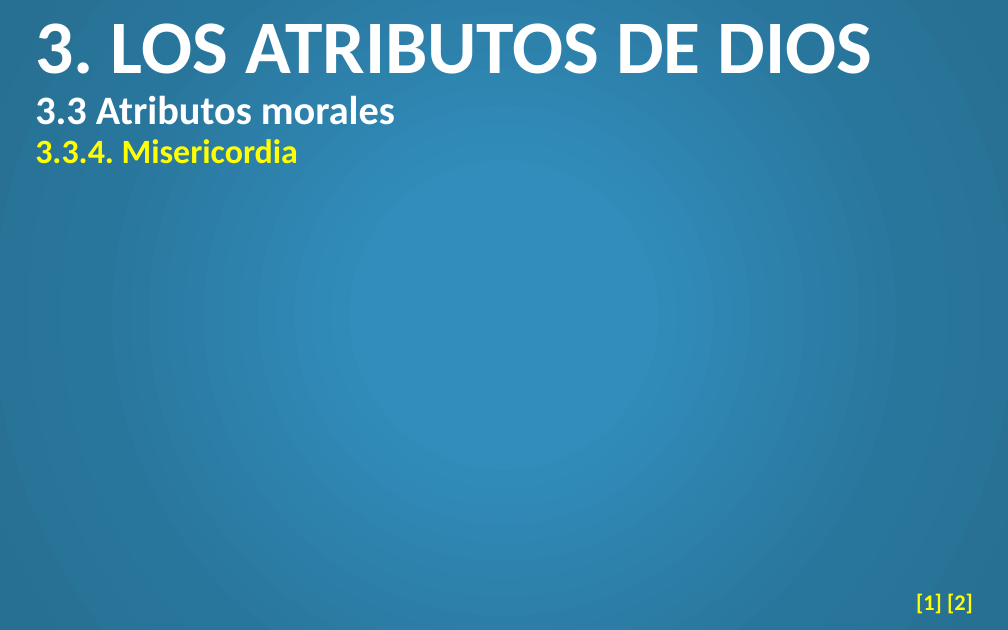
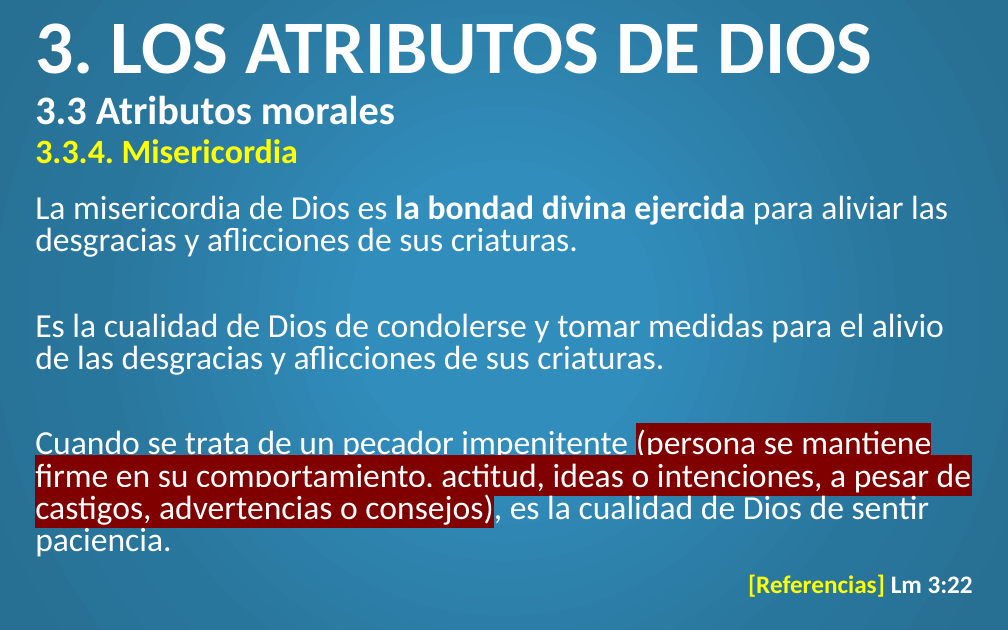
Before and after one commit to CreyTuning/documents, a slide deck: slide 32 of slideshow/Teologia Sistematica y Biblica - Myer Pearlman/Clases/4. Dios.pptx. Drawn at 1008x630 pixels with LibreOffice and Linux fonts; fonts in the diff are those of the drawing. Boxes give left, top, right and bottom in pixels: in the first picture for what was removed or moved away, otherwise in the second. Text is boxed around its words. In the diff, an @@ line names an element or a change of style, - is before the commit and + after.

Commit message:
Atributos morales

```diff
--- a/slideshow/Teologia Sistematica y Biblica - Myer Pearlman/Clases/4. Dios.pptx
+++ b/slideshow/Teologia Sistematica y Biblica - Myer Pearlman/Clases/4. Dios.pptx
@@ text added at (35,195,971,557), 24 pt, text #FFFFFF @@
+La misericordia de Dios es la bondad divina ejercida para aliviar las desgracias y aflicciones de sus criaturas.
+Es la cualidad de Dios de condolerse y tomar medidas para el alivio de las desgracias y aflicciones de sus criaturas.
+Cuando se trata de un pecador impenitente (persona se mantiene firme en su comportamiento, actitud, ideas o intenciones, a pesar de castigos, advertencias o consejos), es la cualidad de Dios de sentir paciencia.
@@ text at (748,574,973,597): text changed; size 16 to 18 pt @@
-[1] [2]
+[Referencias] Lm 3:22
```
Also in this commit, not shown: 2 slides added.
